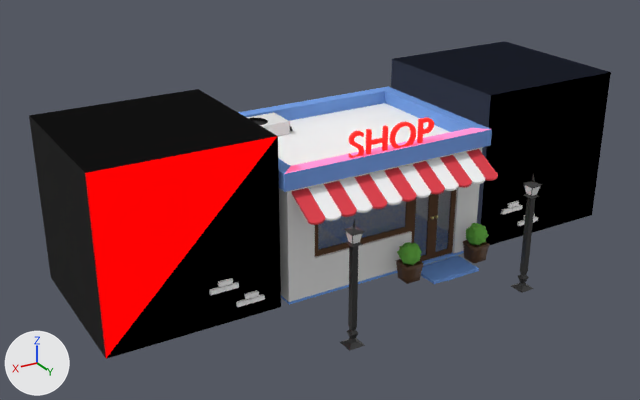
What one commit did to the glTF model shops/models/shop-coffee-a_night.glb.
One viewpoint serves both versions: a 50 mm camera at (16.4, 24.2, 14.9) aimed at (1.5, -0.7, 2.5). The lights are fixed; the arrows at lower left show +X, +Y and +Z. The first picture is the older version. Where no turn or scale is listed for an object, it has been applied to the vertices. Vertices at exactly the same position are counted once.

The older version as bpy lines, for what is in view:
```python
me_object_0 = bpy.data.meshes.new('Object_0')
me_object_0.from_pydata(...)  # 24 vertices, 38 faces; spans x -4.3..4.1, y -5.85..0.55, z -5.01..-0.21
me_object_0.materials.append(mat_material_003)
me_object_21 = bpy.data.meshes.new('Object_21')
me_object_21.from_pydata(...)  # 386 vertices, 768 faces; spans x -3.01..-0.99, y 3.19..4.43, z -0.02..0.14
me_object_21.materials.append(mat_material_003)
me_object_22 = bpy.data.meshes.new('Object_22')
me_object_22.from_pydata(...)  # a box spanning x -1.0..1.0, y -1.0..1.0, z -1.0..1.0
me_object_22.materials.append(mat_material_024)
me_sign_letters = bpy.data.meshes.new('sign_letters')
me_sign_letters.from_pydata(...)  # 290 vertices, 431 faces; spans x -1.68..1.68, y 2.95..3.07, z 4.69..5.64
me_sign_letters.materials.append(mat_sign_letters)
ob_object_32 = bpy.data.objects.new('Object_32', me_object_21)
ob_object_32.location = (-0.05, -1.6, 0.02)
ob_object_34 = bpy.data.objects.new('Object_34', me_object_22)
ob_object_34.parent = ob_cube_005_10
ob_object_34.location = (0.0, 0.0, 0.0)
ob_object_4 = bpy.data.objects.new('Object_4', me_object_0)
ob_object_4.location = (0.05, 1.05, 5.03)
ob_sign_letters = bpy.data.objects.new('sign_letters', me_sign_letters)
ob_sign_letters.location = (-0.05, -1.6, 0.02)
# also in view: 'Object_6' at (-0.1, -1.6, 2.2); 'Object_17' at (3.4, 4.5, 2.1); 'Object_5' at (0.0, 1.9, 3.7); 'Object_36' at (-7.2, -1.6, 3.0); 'Object_9' at (-0.1, -1.6, 4.3)
```
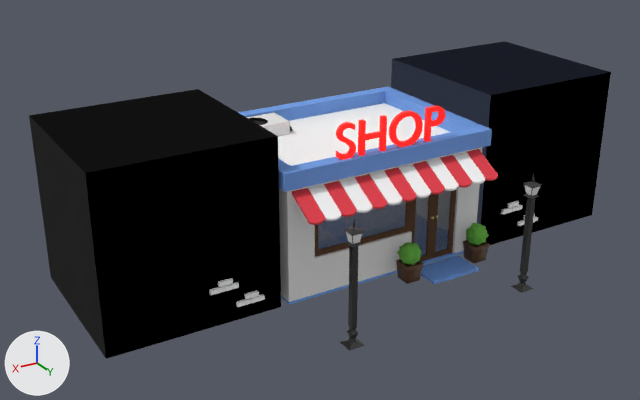
Where the change shows, as pixel boxes (x1, y1, x2, y2) in the pictures (640 x 400 px):
'Object_34', surface changed (red to black)
    both: (81, 133, 278, 359)
'Object_4', surface changed
    both: (281, 103, 492, 177)
'sign_letters', moved, rescaled (28% wider, 34% taller)
    before: (349, 118, 434, 158)
    after: (336, 106, 445, 160)

Patch to the scene script:
```diff
--- a/shops/models/shop-coffee-a_night.glb.py
+++ b/shops/models/shop-coffee-a_night.glb.py
@@ me_object_0 @@
 me_object_0.from_pydata(...)  # 24 vertices, 38 faces; spans x -4.3..4.1, y -5.85..0.55, z -5.01..-0.21
 # used by ob_object_4; location = (0.05, 1.05, 5.03)
+# me_object_0 part 1: texture (UV) coordinates changed
 me_object_0.materials.append(mat_material_003)
@@ me_object_22 @@
 me_object_22.from_pydata(...)  # 8 vertices, 12 faces; spans x -1.0..1.0, y -1.0..1.0, z -1.0..1.0
 # used by ob_object_34; parent = ob_cube_005_10; location = (0.0, 0.0, 0.0)
+# me_object_22 part 2: texture (UV) coordinates changed
 me_object_22.materials.append(mat_material_024)
@@ me_sign_letters @@
 # used by ob_sign_letters; location = (-0.05, -1.6, 0.02)
-me_sign_letters.from_pydata(...)  # 290 vertices, 431 faces; spans x -1.68..1.68, y 2.95..3.07, z 4.69..5.64
+me_sign_letters.from_pydata(...)  # 290 vertices, 431 faces; spans x -2.15..2.15, y 2.91..3.07, z 4.77..5.99
+# me_sign_letters part 3: the whole mesh is scaled about its middle by 1.28, then moved by (0.0, -0.02, 0.22)
 me_sign_letters.materials.append(mat_sign_letters)
```
